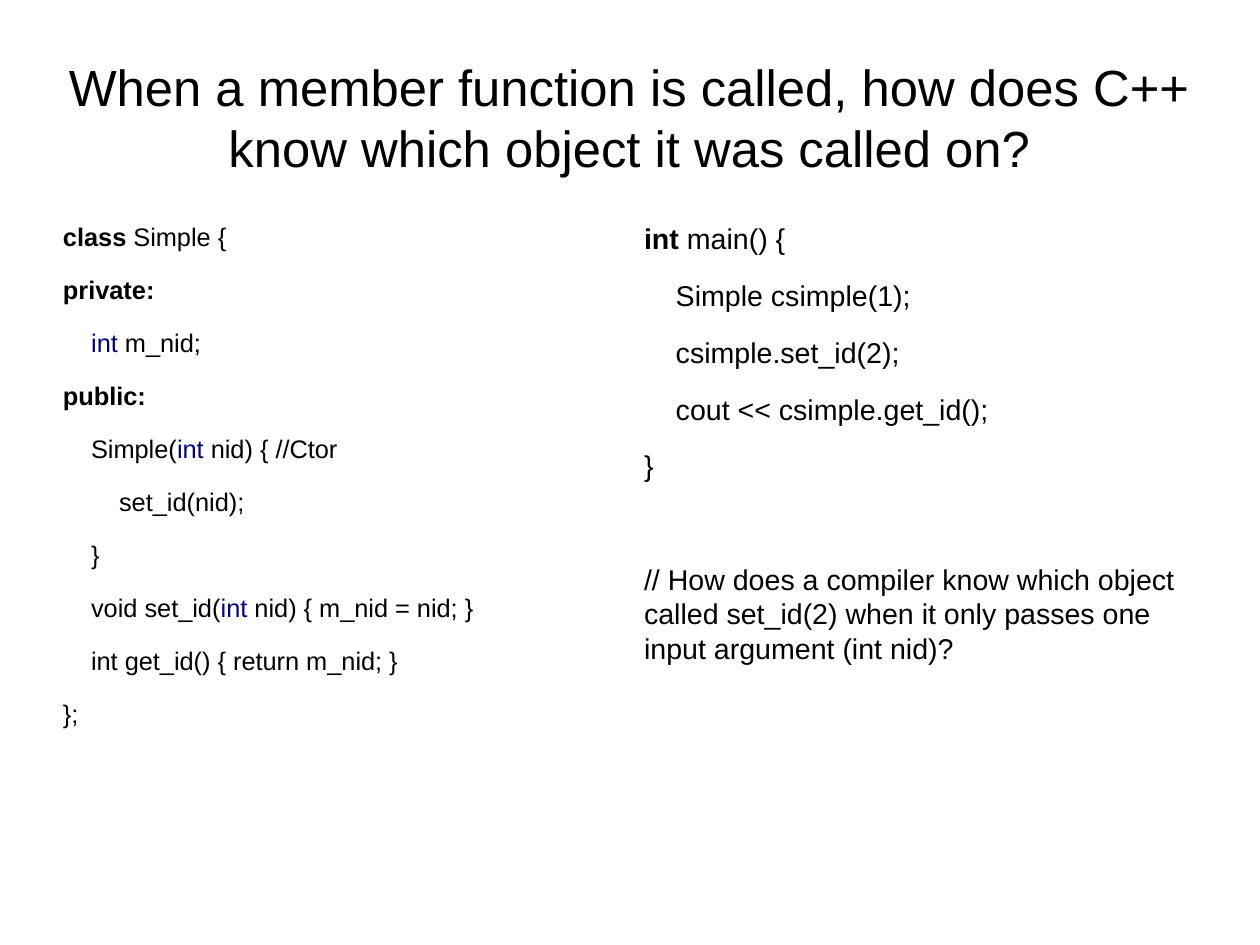
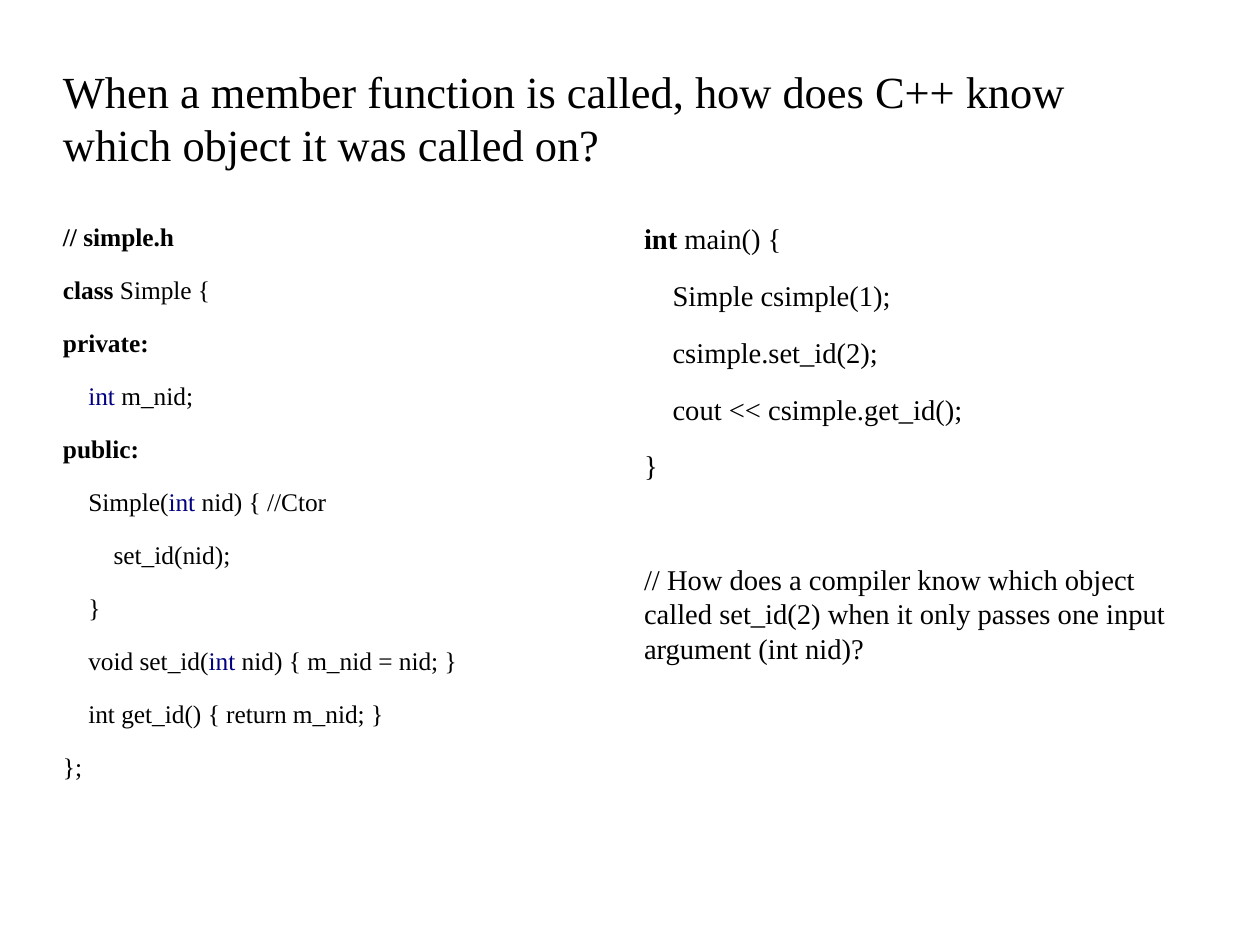
Before and after one commit to kks32/cpp-software-development, a slide deck: slide 2 of Ex8_Pointers_III/Ex8_Pointers-III.odp. Drawn at 1260x945 pixels with LibreOffice and Linux fonts; fonts in the diff are those of the drawing; background and template pictures are left out. Boxes give left, top, right and bottom in pixels: in the first picture for what was removed or moved away, otherwise in the second. Text is boxed around its words. In the diff, an @@ line names an element or a change of style, - is before the commit and + after.

```diff
--- a/Ex8_Pointers_III/Ex8_Pointers-III.odp
+++ b/Ex8_Pointers_III/Ex8_Pointers-III.odp
@@ title "When a member function is ...": place and size @@
-title "When a member function is ..." at [69,69,1189,177]
+title "When a member function is ..." at [63,76,1065,170]
@@ title "When a member function is ..." at [63,76,1065,170]: size 32 to 28 pt, font Arial to Times New Roman; alignment centre to left @@
@@ text at [83,228,174,252]: paragraph added @@
+// simple.h
@@ text "int main() {" at [644,229,1165,665]: font Arial to Times New Roman @@
@@ text at [63,281,438,729]: font Arial to Times New Roman @@
```
Also in this commit, not shown: 7 other slides changed, 2 slides added, 1 other file.
